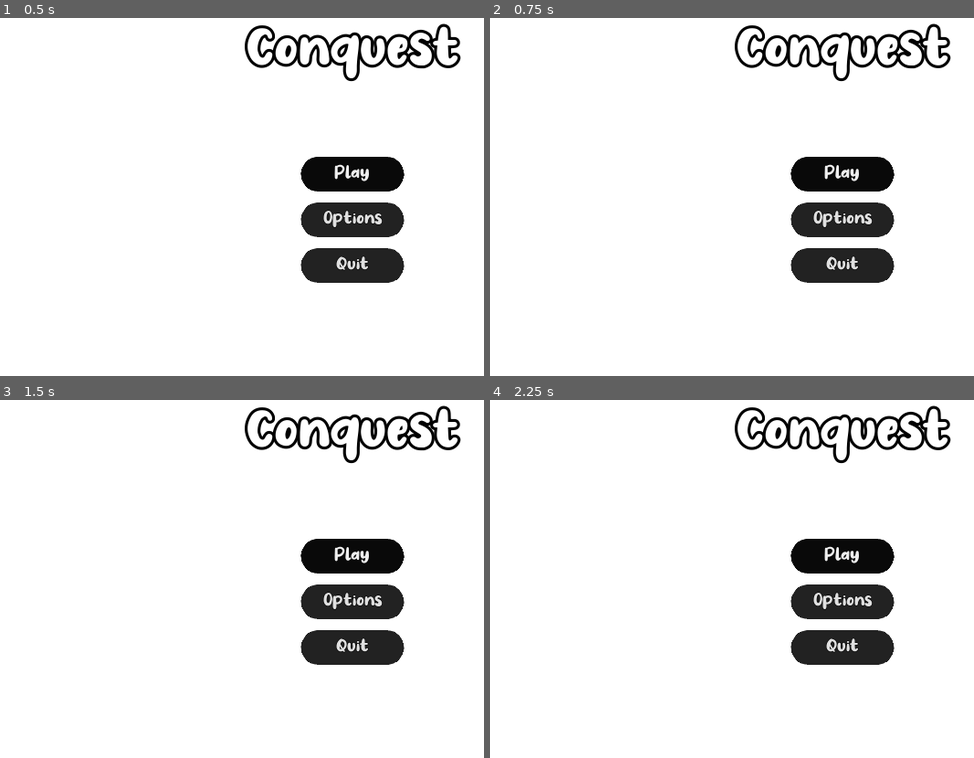
Above: before the commit, frames 1-4 (two rows, left to right).
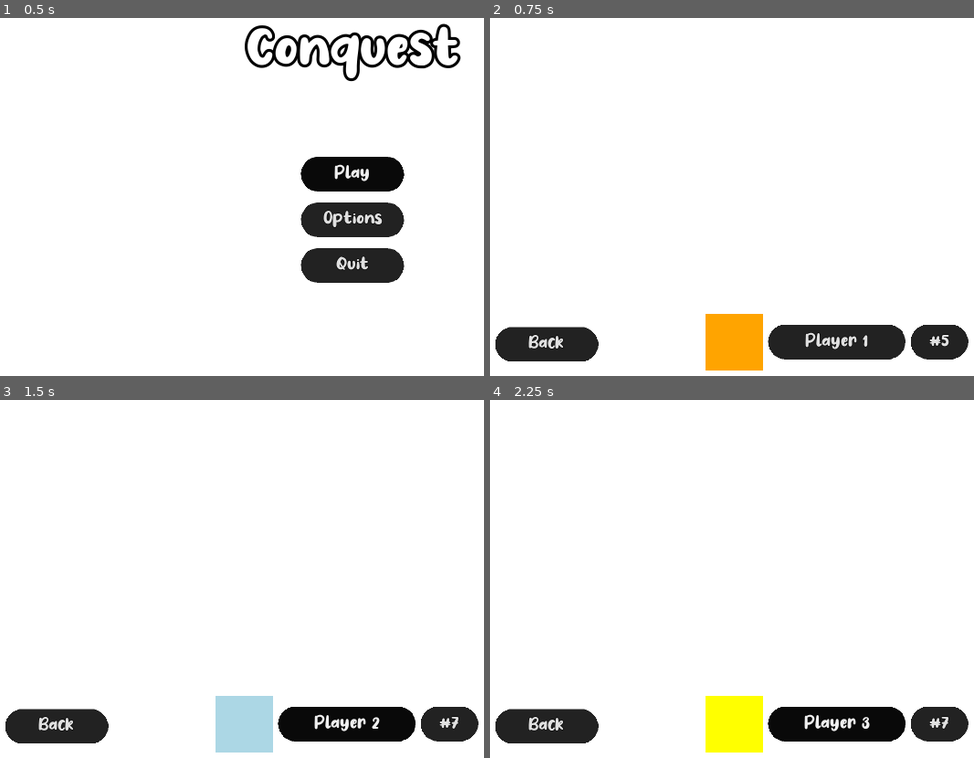
Above: after the commit, the same moments.

Repository: argosopentech/Conquest
Game: Godot game, scene res://Source/Main/Main.tscn
Same seed, same stepped clock (60 frames per second), same inputs: the game is played once before the commit and once after it.
Inputs (mouse positions are in pixels of both pictures, inside the frame that each line leads up to):
- Up to frame 1 (0.5 s): no input
- Up to frame 2 (0.75 s): click "Play" at 0.5 s
- Up to frame 3 (1.5 s): click (348, 722) at 1.25 s, where only the run after the commit has a clickable "Player 1"
- Up to frame 4 (2.25 s): click (838, 722) at 2 s, where only the run after the commit has a clickable "Player 2"

Frame 1 is identical in both runs. In frame 2, 15% of the frame differs, in the area x 1-99%, y 1-99%; in frame 3, 15%; in frame 4, 15%.

Commit message:
Gameplay base, Players and Players Queue

Diff:
--- /dev/null
+++ b/Source/Gameplay/Game/Game.gd
@@ -0,0 +1,17 @@
+extends Node2D
+
+class_name Game
+
+onready var hud = find_node("HUD")
+
+func active_player_changed(active_index, active_player):
+	if not hud:
+		yield(self, "ready")
+	hud.update_display(active_index, active_player)
+
+func _input(event):
+	if event.is_action_pressed("quit"):
+		quit()
+
+func quit():
+	get_tree().change_scene("res://Source/Main/Main.tscn")
--- /dev/null
+++ b/Source/Gameplay/Game/Game.tscn
@@ -0,0 +1,59 @@
+[gd_scene load_steps=8 format=2]
+
+[ext_resource path="res://Source/Background/Background.tscn" type="PackedScene" id=1]
+[ext_resource path="res://Source/Gameplay/HUD/ActivePlayerHUD.tscn" type="PackedScene" id=2]
+[ext_resource path="res://Source/Gameplay/Game/Game.gd" type="Script" id=3]
+[ext_resource path="res://Source/Gameplay/PlayersQueue/PlayersQueue.tscn" type="PackedScene" id=4]
+[ext_resource path="res://Source/Gameplay/Player/Player.tscn" type="PackedScene" id=5]
+[ext_resource path="res://Source/Button/Button.tscn" type="PackedScene" id=6]
+
+[sub_resource type="GDScript" id=1]
+script/source = "extends CanvasLayer
+
+onready var icon = find_node(\"PlayerIcon\")
+onready var player_name = find_node(\"PlayerName\")
+onready var player_reinforcement = find_node(\"PlayerReinforcement\")
+
+func update_display(index, player):
+	icon.color = GamePlay.colors[index + 1]
+	player_name.text = \"Player \" + str(index + 1)
+	player_reinforcement.text = \"#\" + str(player.reinforcement)
+"
+
+[node name="Game" type="Node2D"]
+script = ExtResource( 3 )
+
+[node name="Background" parent="." instance=ExtResource( 1 )]
+
+[node name="HUD" type="CanvasLayer" parent="."]
+script = SubResource( 1 )
+
+[node name="ActivePlayerHUD" parent="HUD" instance=ExtResource( 2 )]
+margin_top = -116.0
+margin_bottom = -16.0
+
+[node name="Quit" parent="HUD" instance=ExtResource( 6 )]
+anchor_top = 1.0
+anchor_bottom = 1.0
+margin_left = 32.0
+margin_top = -92.0
+margin_right = 212.0
+margin_bottom = -32.0
+text = "Back"
+
+[node name="PlayersQueue" parent="." instance=ExtResource( 4 )]
+
+[node name="1" parent="PlayersQueue" instance=ExtResource( 5 )]
+
+[node name="2" parent="PlayersQueue" instance=ExtResource( 5 )]
+
+[node name="3" parent="PlayersQueue" instance=ExtResource( 5 )]
+
+[node name="4" parent="PlayersQueue" instance=ExtResource( 5 )]
+
+[node name="5" parent="PlayersQueue" instance=ExtResource( 5 )]
+
+[node name="6" parent="PlayersQueue" instance=ExtResource( 5 )]
+
+[connection signal="pressed" from="HUD/Quit" to="." method="quit"]
+[connection signal="active_player_changed" from="PlayersQueue" to="." method="active_player_changed"]
--- /dev/null
+++ b/Source/Gameplay/HUD/ActivePlayerHUD.tscn
@@ -0,0 +1,41 @@
+[gd_scene load_steps=2 format=2]
+
+[ext_resource path="res://Source/Button/Button.tscn" type="PackedScene" id=1]
+
+[node name="ActivePlayerHUD" type="HBoxContainer"]
+anchor_left = 0.5
+anchor_top = 1.0
+anchor_right = 0.5
+anchor_bottom = 1.0
+margin_left = -240.0
+margin_top = -100.0
+margin_right = 240.0
+rect_min_size = Vector2( 320, 0 )
+custom_constants/separation = 10
+__meta__ = {
+"_edit_use_anchors_": false
+}
+
+[node name="PlayerIcon" type="ColorRect" parent="."]
+margin_right = 100.0
+margin_bottom = 100.0
+rect_min_size = Vector2( 100, 0 )
+color = Color( 0.392157, 0.784314, 1, 1 )
+
+[node name="PlayerName" parent="." instance=ExtResource( 1 )]
+margin_left = 110.0
+margin_top = 20.0
+margin_right = 350.0
+margin_bottom = 80.0
+rect_min_size = Vector2( 240, 60 )
+size_flags_vertical = 4
+text = "Player 1"
+
+[node name="PlayerReinforcement" parent="." instance=ExtResource( 1 )]
+margin_left = 360.0
+margin_top = 20.0
+margin_right = 460.0
+margin_bottom = 80.0
+rect_min_size = Vector2( 100, 60 )
+size_flags_vertical = 4
+text = "#30"
--- /dev/null
+++ b/Source/Gameplay/Player/Player.gd
@@ -0,0 +1,35 @@
+extends Node2D
+
+class_name Player
+
+var is_active = false
+var reinforcement = 10
+
+signal turn_completed
+
+func _ready():
+	setup()
+
+func setup():
+	set_active(false)
+	setup_reinforcements()
+
+func setup_reinforcements():
+	reinforcement = randi() % 10 + 3
+
+func _input(event):
+	if not is_active:
+		return
+	if event.is_action_pressed("move"):
+		move()
+
+func move():
+	reinforcement -= 3
+	if reinforcement < 0:
+		reinforcement = 0
+	set_active(false)
+	emit_signal("turn_completed")
+
+func set_active(value):
+	is_active = value
+	set_process_input(value)
--- /dev/null
+++ b/Source/Gameplay/Player/Player.tscn
@@ -0,0 +1,6 @@
+[gd_scene load_steps=2 format=2]
+
+[ext_resource path="res://Source/Gameplay/Player/Player.gd" type="Script" id=1]
+
+[node name="Player" type="Node2D"]
+script = ExtResource( 1 )
--- /dev/null
+++ b/Source/Gameplay/PlayersQueue/PlayersQueue.gd
@@ -0,0 +1,32 @@
+extends Node2D
+
+class_name PlayersQueue
+
+var active_player = null
+var active_index = -1
+
+signal active_player_changed(active_index, active_player)
+
+func _ready():
+	connect_signals()
+	setup()
+
+func connect_signals():
+	for child in get_children():
+		if child.has_signal("turn_completed"):
+			child.connect("turn_completed", self, "next_turn")
+
+func setup():
+	play_first_turn()
+
+func play_first_turn():
+	if get_child_count() > 0:
+		next_turn()
+
+func next_turn():
+	active_index += 1
+	if active_index >= get_child_count():
+		active_index = 0
+	active_player  = get_child(active_index)
+	active_player.set_active(true)
+	emit_signal("active_player_changed", active_index, active_player)
--- /dev/null
+++ b/Source/Gameplay/PlayersQueue/PlayersQueue.tscn
@@ -0,0 +1,6 @@
+[gd_scene load_steps=2 format=2]
+
+[ext_resource path="res://Source/Gameplay/PlayersQueue/PlayersQueue.gd" type="Script" id=1]
+
+[node name="PlayersQueue" type="Node2D"]
+script = ExtResource( 1 )
--- /dev/null
+++ b/Source/Gameplay/game_play.gd
@@ -0,0 +1,10 @@
+extends Node
+
+var colors = {
+	1: Color.orange,
+	2: Color.lightblue,
+	3: Color.yellow,
+	4: Color.lightsalmon,
+	5: Color.lightgreen,
+	6: Color.lightcoral
+}
--- /dev/null
+++ b/Source/Main/Main.gd
@@ -0,0 +1,3 @@
+extends Control
+
+class_name Main
--- a/Source/Main/Main.tscn
+++ b/Source/Main/Main.tscn
@@ -1,8 +1,9 @@
-[gd_scene load_steps=5 format=2]
+[gd_scene load_steps=6 format=2]
 
 [ext_resource path="res://Source/Background/Background.tscn" type="PackedScene" id=1]
 [ext_resource path="res://Source/Main/Menu.tscn" type="PackedScene" id=2]
 [ext_resource path="res://Assets/Fonts/no_virus/No Virus.ttf" type="DynamicFontData" id=3]
+[ext_resource path="res://Source/Main/Main.gd" type="Script" id=4]
 
 [sub_resource type="DynamicFont" id=1]
 size = 96
@@ -14,6 +15,7 @@
 [node name="Main" type="Control"]
 anchor_right = 1.0
 anchor_bottom = 1.0
+script = ExtResource( 4 )
 __meta__ = {
 "_edit_use_anchors_": false
 }
--- a/Source/Main/Menu.gd
+++ b/Source/Main/Menu.gd
@@ -1,4 +1,6 @@
 extends VMenu
+
+class_name MainMenu
 
 onready var quit_confirm_menu = $Overlay/QuitConfirm
 onready var quit_confirm_vmenu = $Overlay/QuitConfirm/ColorRect/MarginContainer/VMenu
@@ -11,7 +13,7 @@
 		quit()
 
 func play():
-	pass
+	get_tree().change_scene("res://Source/Gameplay/Game/Game.tscn")
 
 func options():
 	pass
--- a/Source/Main/Menu.tscn
+++ b/Source/Main/Menu.tscn
@@ -39,6 +39,7 @@
 
 [node name="QuitConfirm" type="Control" parent="Overlay" index="0"]
 pause_mode = 2
+visible = false
 anchor_right = 1.0
 anchor_bottom = 1.0
 __meta__ = {
@@ -95,6 +96,7 @@
 margin_bottom = 229.0
 text = "No"
 
+[connection signal="pressed" from="Play" to="." method="play"]
 [connection signal="pressed" from="Quit" to="." method="quit"]
 [connection signal="pressed" from="Overlay/QuitConfirm/ColorRect/MarginContainer/VMenu/quit_confirm" to="." method="quit_confirm"]
 [connection signal="pressed" from="Overlay/QuitConfirm/ColorRect/MarginContainer/VMenu/quit_cancel" to="." method="quit_cancel"]
--- a/project.godot
+++ b/project.godot
@@ -9,10 +9,35 @@
 config_version=4
 
 _global_script_classes=[ {
+"base": "Node2D",
+"class": "Game",
+"language": "GDScript",
+"path": "res://Source/Gameplay/Game/Game.gd"
+}, {
 "base": "HBoxContainer",
 "class": "HMenu",
 "language": "GDScript",
 "path": "res://Source/Menu/HMenu.gd"
+}, {
+"base": "Control",
+"class": "Main",
+"language": "GDScript",
+"path": "res://Source/Main/Main.gd"
+}, {
+"base": "VMenu",
+"class": "MainMenu",
+"language": "GDScript",
+"path": "res://Source/Main/Menu.gd"
+}, {
+"base": "Node2D",
+"class": "Player",
+"language": "GDScript",
+"path": "res://Source/Gameplay/Player/Player.gd"
+}, {
+"base": "Node2D",
+"class": "PlayersQueue",
+"language": "GDScript",
+"path": "res://Source/Gameplay/PlayersQueue/PlayersQueue.gd"
 }, {
 "base": "Button",
 "class": "SmartButton",
@@ -25,7 +50,12 @@
 "path": "res://Source/Menu/VMenu.gd"
 } ]
 _global_script_class_icons={
+"Game": "",
 "HMenu": "",
+"Main": "",
+"MainMenu": "",
+"Player": "",
+"PlayersQueue": "",
 "SmartButton": "",
 "VMenu": ""
 }
@@ -35,6 +65,10 @@
 config/name="Conquest"
 run/main_scene="res://Source/Main/Main.tscn"
 config/icon="res://icon.png"
+
+[autoload]
+
+GamePlay="*res://Source/Gameplay/game_play.gd"
 
 [display]
 
@@ -82,6 +116,11 @@
 "events": [ Object(InputEventKey,"resource_local_to_scene":false,"resource_name":"","device":0,"alt":false,"shift":false,"control":false,"meta":false,"command":false,"pressed":false,"scancode":16777217,"unicode":0,"echo":false,"script":null)
  ]
 }
+move={
+"deadzone": 0.5,
+"events": [ Object(InputEventMouseButton,"resource_local_to_scene":false,"resource_name":"","device":0,"alt":false,"shift":false,"control":false,"meta":false,"command":false,"button_mask":0,"position":Vector2( 0, 0 ),"global_position":Vector2( 0, 0 ),"factor":1.0,"button_index":1,"pressed":false,"doubleclick":false,"script":null)
+ ]
+}
 
 [physics]
 
